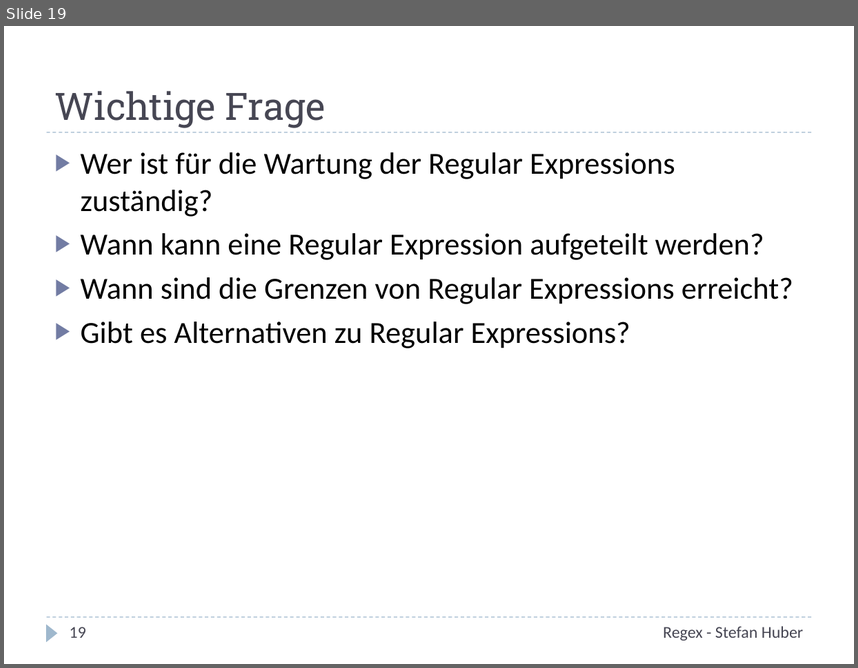
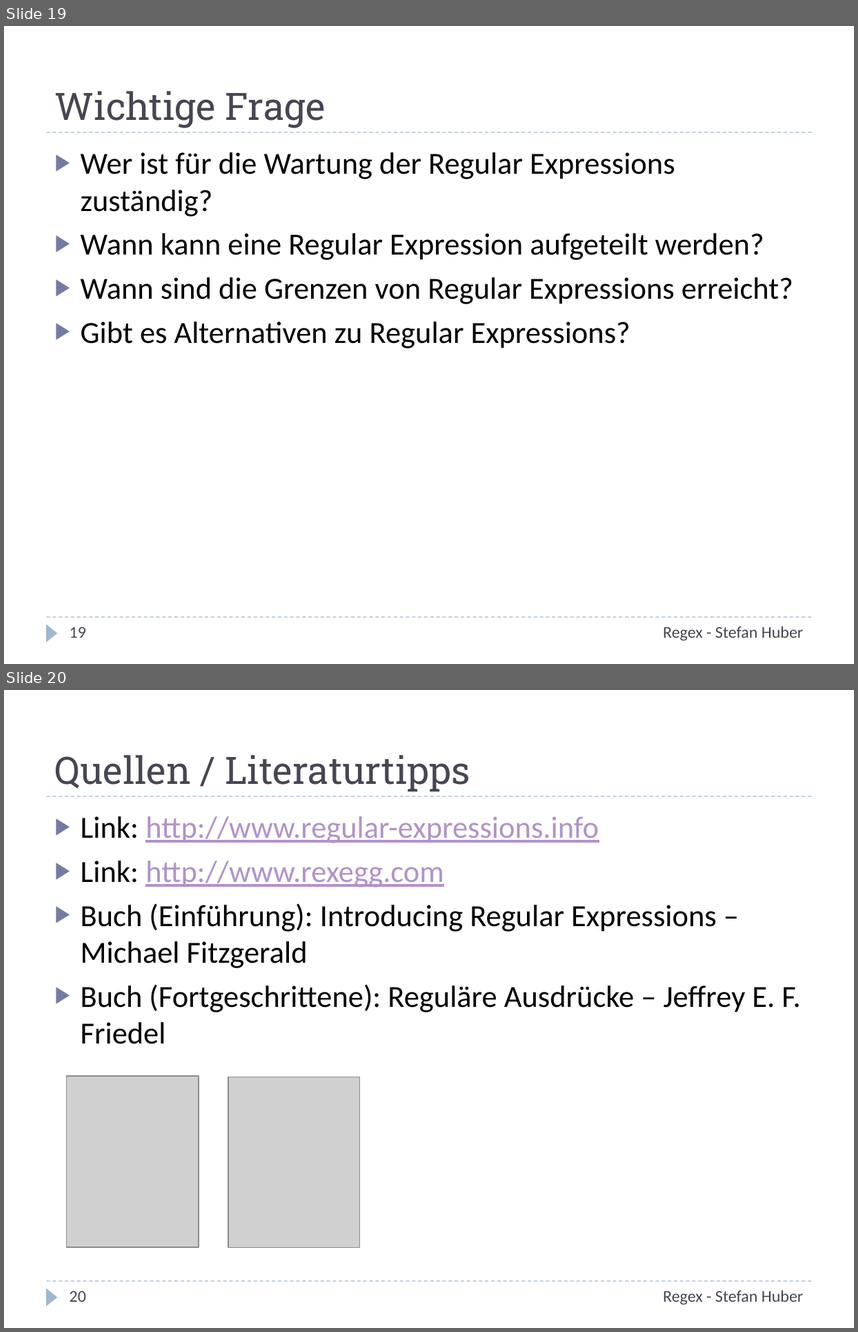
Before and after one commit to stefanhuber/regex-schulung, a slide deck: Regex.pptx. Shown one above the other, each under a label of ours: slide 19 before the commit, slides 19 and 20 after it. The pictures are 858x668 and 858x1332 pixels, drawn with LibreOffice and Linux fonts; fonts in the diff are those of the drawing; grey boxes stand for pictures. Boxes give left, top, right and bottom in pixels: in the first picture for what was removed or moved away, otherwise in the second. Text is boxed around its words. In the diff, an @@ line names an element or a change of style, - is before the commit and + after.

```diff
--- a/Regex.pptx
+++ b/Regex.pptx
@@ slide 20 added at bbox=[4, 690, 854, 1328], background #FFFFFF; not listed: 3 template elements that a slide beside it also shows @@
@@ title added at bbox=[55, 755, 470, 791], 32 pt, text #464653 @@
+Quellen / Literaturtipps
@@ text added at bbox=[81, 816, 800, 1044], 26 pt, text #000000 @@
+▶ Link: http://www.regular-expressions.info
+▶ Link: http://www.rexegg.com
+▶ Buch (Einführung): Introducing Regular Expressions – Michael Fitzgerald
+▶ Buch (Fortgeschrittene): Reguläre Ausdrücke – Jeffrey E. F. Friedel
@@ picture added at bbox=[66, 1076, 198, 1247] @@
@@ picture added at bbox=[228, 1077, 360, 1247] @@
@@ text added at bbox=[663, 1290, 803, 1304], 14 pt, text #464653 @@
+Regex - Stefan Huber
@@ page number added at bbox=[70, 1290, 86, 1301], 14 pt, text #464653 @@
+20
```
Also in this commit, not shown: 1 other file.
